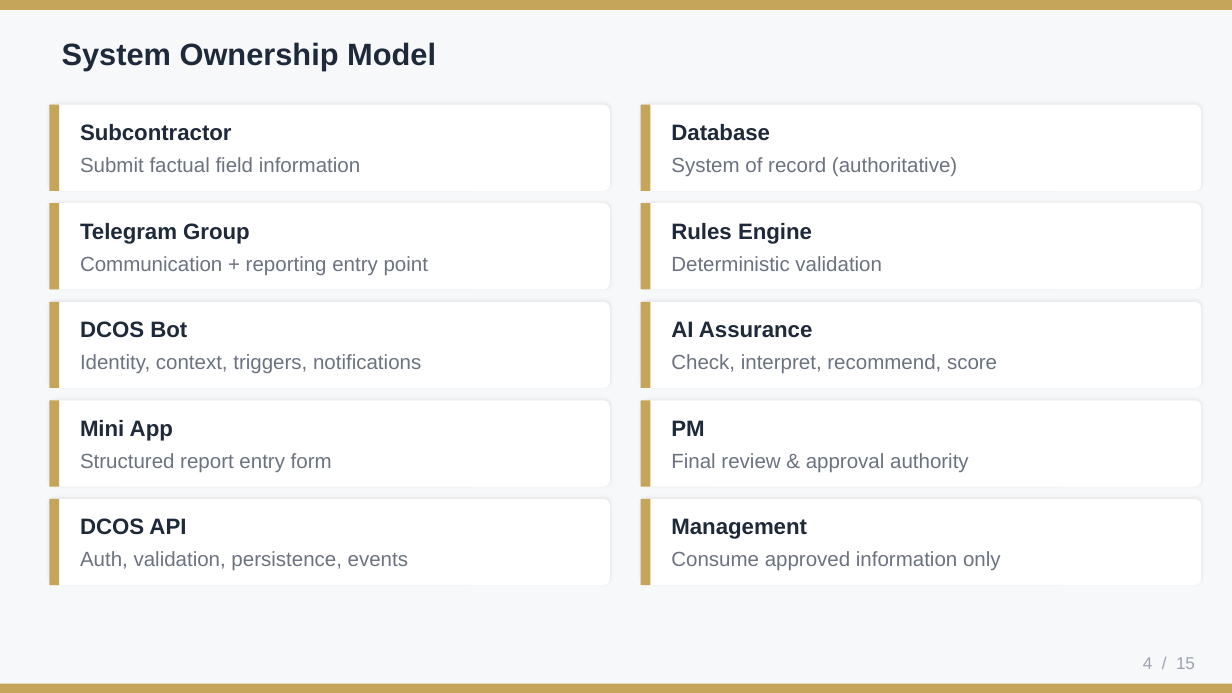
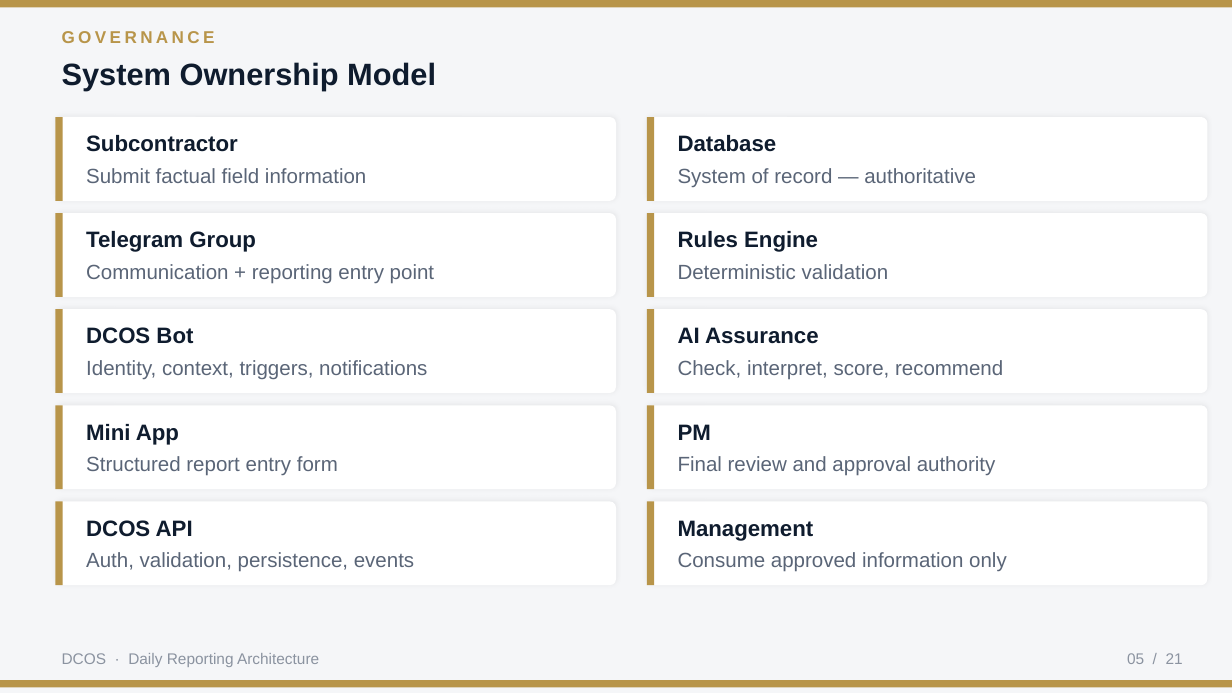
Before and after one commit to Liheng-Code/dcos-system, a slide deck: slide 5 of docs/04-Business-Modules/10-Construction/10-01-Daily-Reporting/DCOS_Telegram_Daily_Reporting_System.pptx (slide 4 before the commit). Drawn at 1232x693 pixels with LibreOffice and Linux fonts; fonts in the diff are those of the drawing. Boxes give left, top, right and bottom in pixels: in the first picture for what was removed or moved away, otherwise in the second. Text is boxed around its words. In the diff, an @@ line names an element or a change of style, - is before the commit and + after.

```diff
--- a/docs/04-Business-Modules/10-Construction/10-01-Daily-Reporting/DCOS_Telegram_Daily_Reporting_System.pptx
+++ b/docs/04-Business-Modules/10-Construction/10-01-Daily-Reporting/DCOS_Telegram_Daily_Reporting_System.pptx
@@ background #F7F8FA to #F5F6F8 @@
@@ text colour #1E2A3A to #0F1C2E in 11 elements at box(86, 520, 193, 537), box(678, 520, 814, 541), box(86, 424, 179, 445), box(678, 424, 711, 440), box(86, 327, 193, 344), box(678, 327, 819, 344), box(86, 231, 256, 252), box(678, 231, 818, 252), box(86, 135, 238, 152), box(678, 135, 777, 152), box(62, 62, 436, 90) @@
@@ text "System Ownership Model": place and size @@
-text "System Ownership Model" at box(62, 42, 436, 70)
+text "System Ownership Model" at box(62, 62, 436, 90)
@@ text added at box(62, 31, 215, 43), 10 pt, text #B8954A, bold @@
+GOVERNANCE
@@ 7 texts, 4 rounded rectangles, 4 rectangles: place and size @@
-7 texts, 4 rounded rectangles, 4 rectangles at box(49, 105, 1201, 290)
+7 texts, 4 rounded rectangles, 4 rectangles at box(55, 117, 1207, 297)
@@ shadow changed; proportions changed in 10 elements at box(55, 501, 616, 585), box(647, 501, 1207, 585), box(55, 405, 616, 489), box(647, 405, 1207, 489), box(55, 309, 616, 393), box(647, 309, 1207, 393), box(55, 213, 616, 297), box(647, 213, 1207, 297), box(55, 117, 616, 201), box(647, 117, 1207, 201) @@
@@ fill #C5A55A to #B8954A in 12 elements at box(0, 0, 1232, 7), box(0, 680, 1232, 687), box(55, 501, 63, 585), box(647, 501, 654, 585), box(55, 405, 63, 489), box(647, 405, 654, 489), box(55, 309, 63, 393), box(647, 309, 654, 393), box(55, 213, 63, 297), box(647, 213, 654, 297), box(55, 117, 63, 201), box(647, 117, 654, 201) @@
@@ text colour #6B7280 to #5A6577 in 7 elements at box(86, 552, 414, 572), box(678, 552, 1007, 572), box(86, 456, 338, 476), box(86, 360, 427, 380), box(86, 264, 434, 284), box(678, 264, 889, 279), box(86, 168, 366, 183) @@
@@ text at box(678, 168, 976, 187): text changed; text colour #6B7280 to #5A6577 @@
-System of record (authoritative)
+System of record — authoritative
@@ 4 rounded rectangles, 4 rectangles, 2 texts: place and size @@
-4 rounded rectangles, 4 rectangles, 2 texts at box(49, 302, 1201, 487)
+4 rounded rectangles, 4 rectangles, 2 texts at box(55, 309, 1207, 489)
@@ text at box(678, 360, 1003, 380): text changed; text colour #6B7280 to #5A6577 @@
-Check, interpret, recommend, score
+Check, interpret, score, recommend
@@ text at box(678, 456, 996, 476): text changed; text colour #6B7280 to #5A6577 @@
-Final review & approval authority
+Final review and approval authority
@@ 2 texts, 2 rounded rectangles, 2 rectangles: place and size @@
-2 texts, 2 rounded rectangles, 2 rectangles at box(49, 499, 1201, 585)
+2 texts, 2 rounded rectangles, 2 rectangles at box(55, 501, 1207, 585)
@@ text added at box(62, 653, 319, 667), 9 pt, text #8B93A0 @@
+DCOS · Daily Reporting Architecture
@@ text added at box(1127, 653, 1183, 664), 9 pt, text #8B93A0 @@
+05 / 21
@@ text removed at box(1143, 657, 1195, 669) @@
-4 / 15
@@ rectangle: place and size @@
-rectangle at box(0, 684, 1232, 692)
+rectangle at box(0, 680, 1232, 687)
```
Also in this commit, not shown: 12 other slides changed, 8 slides added, 2 slides removed, 1 other file.
